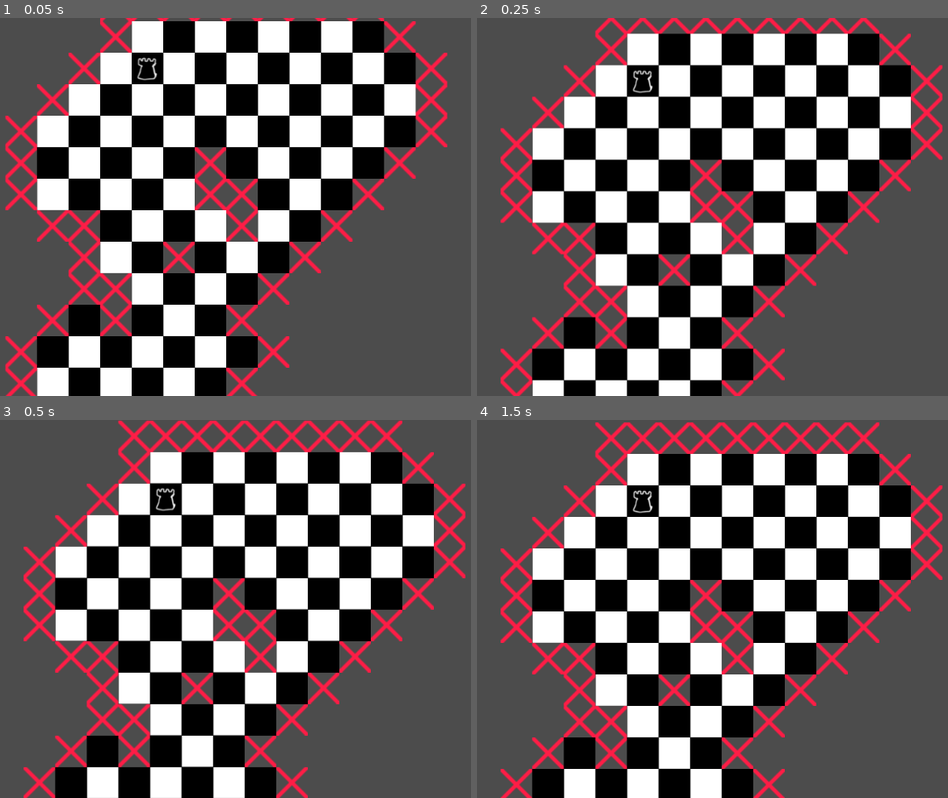
Above: before the commit, frames 1-4 (two rows, left to right).
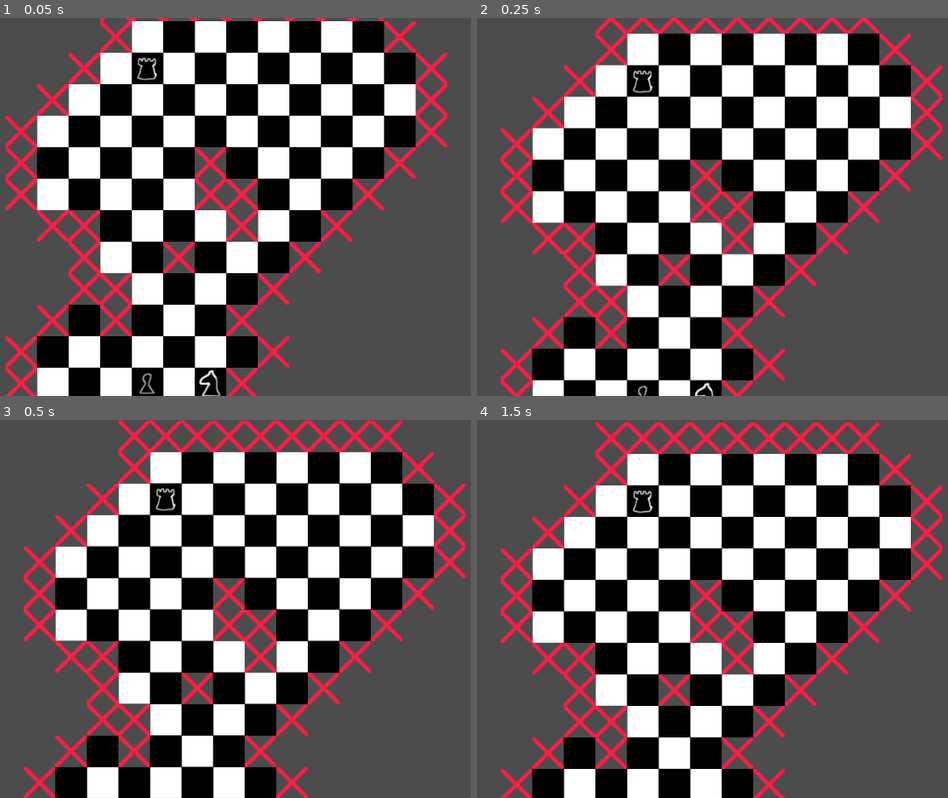
Above: after the commit, the same moments.

Repository: LeBoku/stealth-chess
Game: Godot game, scene res://app/Board.tscn
The game is run twice, just before and just after one commit, with the same random seed, the same clock (stepped at 60 frames per second) and the same inputs.
Inputs (mouse positions are in pixels of both pictures, inside the frame that each line leads up to):
- Up to frame 1 (0.05 s): no input
- Up to frame 2 (0.25 s): no input
- Up to frame 3 (0.5 s): no input
- Up to frame 4 (1.5 s): move the mouse to (806, 590) at 0.52 s; click (806, 590) at 0.67 s; tap Enter at 1.25 s; move the mouse to (538, 627) at 1.27 s; click (538, 627) at 1.42 s

The runs differ from the first frame. In frame 1, 0.2% of the frame differs, in the area x 29-47%, y 93-100%; in frame 2, less than 0.1%; in frame 3, nothing differs; in frame 4, nothing differs.

Commit message:
implemented "turns"

Diff:
--- a/app/Board.tscn
+++ b/app/Board.tscn
@@ -9,7 +9,7 @@
 [ext_resource path="res://app/pieces/Piece.gd" type="Script" id=7]
 [ext_resource path="res://assets/knight.png" type="Texture" id=8]
 [ext_resource path="res://assets/rook.png" type="Texture" id=9]
-[ext_resource path="res://app/pieces/Patrol.gd" type="Script" id=10]
+[ext_resource path="res://app/pieces/PatrolAI.gd" type="Script" id=10]
 
 [sub_resource type="Curve2D" id=1]
 bake_interval = 50.0
@@ -48,14 +48,14 @@
 [node name="Pawn" type="Sprite" parent="Board" groups=[
 "Friend",
 ]]
-position = Vector2( 175, 525 )
+position = Vector2( 175, 425 )
 texture = ExtResource( 6 )
 script = ExtResource( 7 )
 
 [node name="Knight" type="Sprite" parent="Board" groups=[
 "Friend",
 ]]
-position = Vector2( 275, 525 )
+position = Vector2( 275, 425 )
 texture = ExtResource( 8 )
 script = ExtResource( 7 )
 type = 2
@@ -64,7 +64,6 @@
 [node name="E_Rook" type="Sprite" parent="Board" groups=[
 "Enemy",
 ]]
-editor/display_folded = true
 position = Vector2( 175, -75 )
 rotation = -0.000728711
 texture = ExtResource( 9 )
@@ -72,7 +71,7 @@
 type = 1
 is_selectable = false
 
-[node name="Patrol" type="Node" parent="Board/E_Rook"]
+[node name="PatrolAI" type="Node" parent="Board/E_Rook"]
 script = ExtResource( 10 )
 patrol_path = NodePath("../Rook_Patrol")
 
--- a/app/Manger.gd
+++ b/app/Manger.gd
@@ -1,4 +1,6 @@
 extends Node2D
+
+const AI = preload("res://app/pieces/AI.gd")
 
 onready var board = get_board()
 onready var highlight_manager = $HighlightManager
@@ -24,6 +26,7 @@
 
 func _on_highlight_selected(highlight):
 	selected_figure.position = highlight.position
+	process_enemy_turn()
 
 func deselect_figure():
 	selected_figure.is_selected = false
@@ -31,5 +34,11 @@
 
 	highlight_manager.clear_highlights()
 
+func process_enemy_turn():
+	for enemy in get_tree().get_nodes_in_group("Enemy"):
+		for node in enemy.get_children():
+			if node is AI:
+				node.process_turn()
+
 func get_board():
 	return get_tree().get_nodes_in_group("Board")[0]
--- /dev/null
+++ b/app/pieces/AI.gd
@@ -0,0 +1,4 @@
+extends Node
+
+func process_turn():
+	pass
--- a/app/pieces/Patrol.gd
+++ b/app/pieces/PatrolAI.gd
@@ -1,4 +1,4 @@
-extends Node
+extends "AI.gd"
 
 export(NodePath) var patrol_path
 export var backward = false
@@ -12,6 +12,9 @@
 	var curve = get_node(patrol_path).get_curve()
 	steps = curve.get_baked_points()
 
+func process_turn():
+	move_along_patrol_path()
+
 func move_along_patrol_path():
 		current_step = get_next_step()
 		parent.position = steps[current_step]
